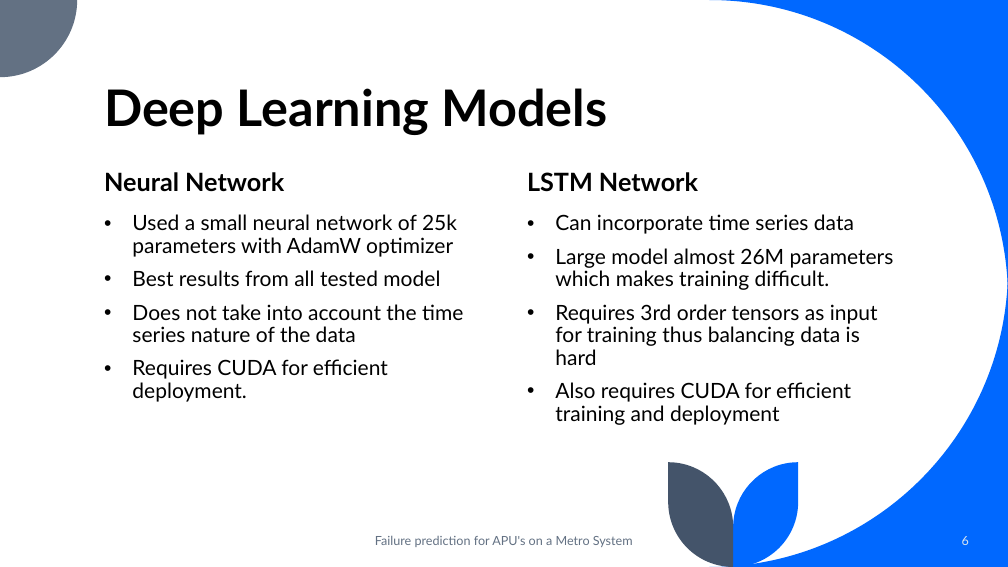
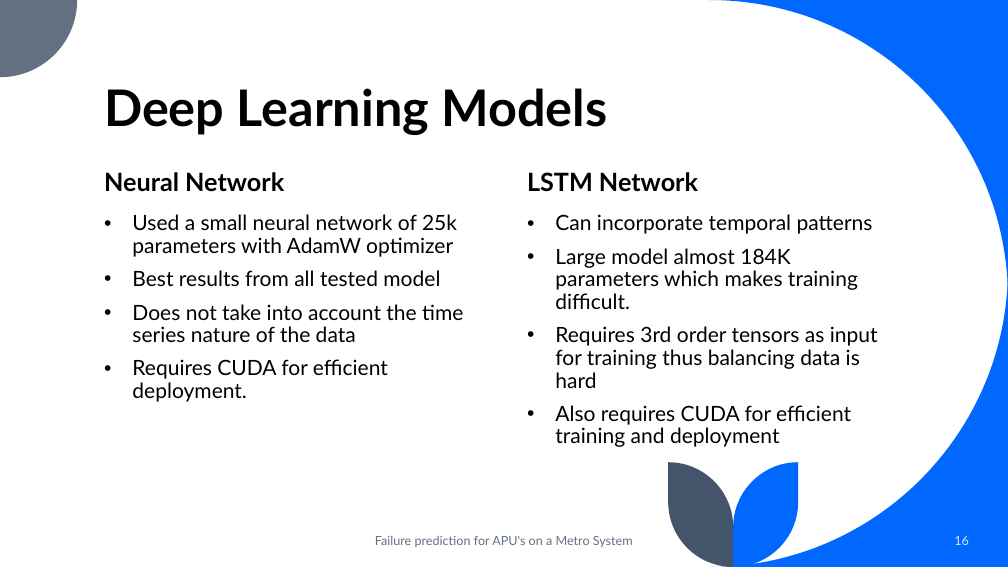
Before and after one commit to aaryadevg/Metro_PdM_Research, a slide deck: slide 16 of Paper/Viva.pptx (slide 6 before the commit). Drawn at 1008x567 pixels with LibreOffice and Linux fonts; fonts in the diff are those of the drawing. Boxes give left, top, right and bottom in pixels: in the first picture for what was removed or moved away, otherwise in the second. Text is boxed around its words. In the diff, an @@ line names an element or a change of style, - is before the commit and + after.

Commit message:
Added more details to viva powerpoint, Fixed missing citation in paper issue, fixed spelling errors in the paper

```diff
--- a/Paper/Viva.pptx
+++ b/Paper/Viva.pptx
@@ text at bbox=[555, 214, 873, 309]: text changed @@
-• Can incorporate time series data
-• Large model almost 26M parameters which makes training difficult.
+• Can incorporate temporal patterns
+• Large model almost 184K parameters which makes training difficult.
@@ page number at bbox=[954, 536, 969, 545]: text changed @@
-6
+16
```
Also in this commit, not shown: 4 other slides changed, 12 slides added, 15 other files.
